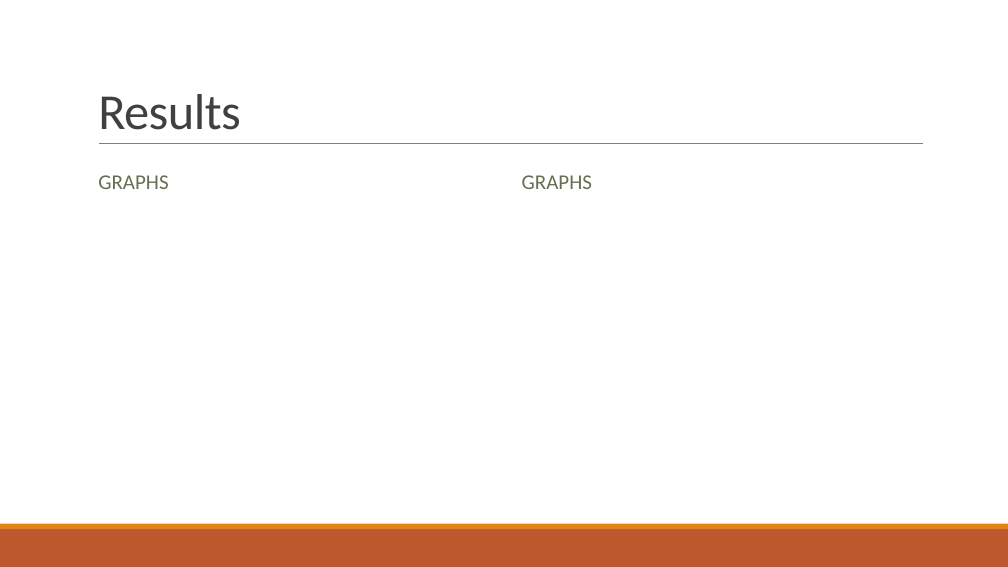
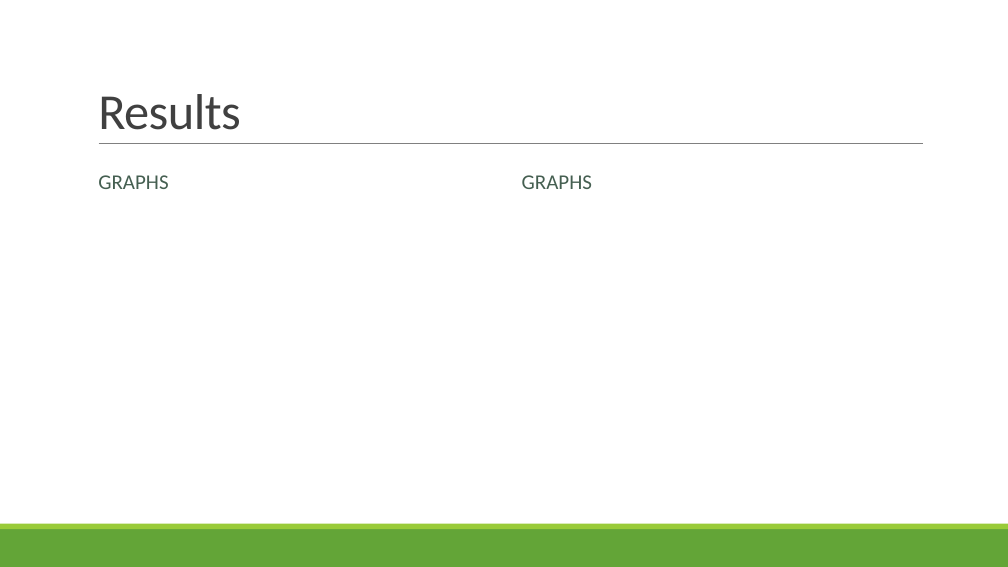
Before and after one commit to jamestbrown5/2018_Undergrad-Summer-Project, a slide deck: slide 12 of Documents/Summer Project Presentation.pptx (slide 11 before the commit). Drawn at 1008x567 pixels with LibreOffice and Linux fonts; fonts in the diff are those of the drawing. Boxes give left, top, right and bottom in pixels: in the first picture for what was removed or moved away, otherwise in the second. Text is boxed around its words. In the diff, an @@ line names an element or a change of style, - is before the commit and + after.

```diff
--- a/Documents/Summer Project Presentation.pptx
+++ b/Documents/Summer Project Presentation.pptx
@@ text "GRAPHS" at <box>98,175,168,189</box>: text colour #637052 to #455F51 @@
@@ text "GRAPHS" at <box>522,175,592,189</box>: text colour #637052 to #455F51 @@
@@ rectangle at <box>0,529,1008,567</box>: fill #BD582C to #63A537 @@
@@ rectangle at <box>0,524,1008,529</box>: fill #E48312 to #99CB38 @@
```
Also in this commit, not shown: 16 other slides changed, 1 slide added.
